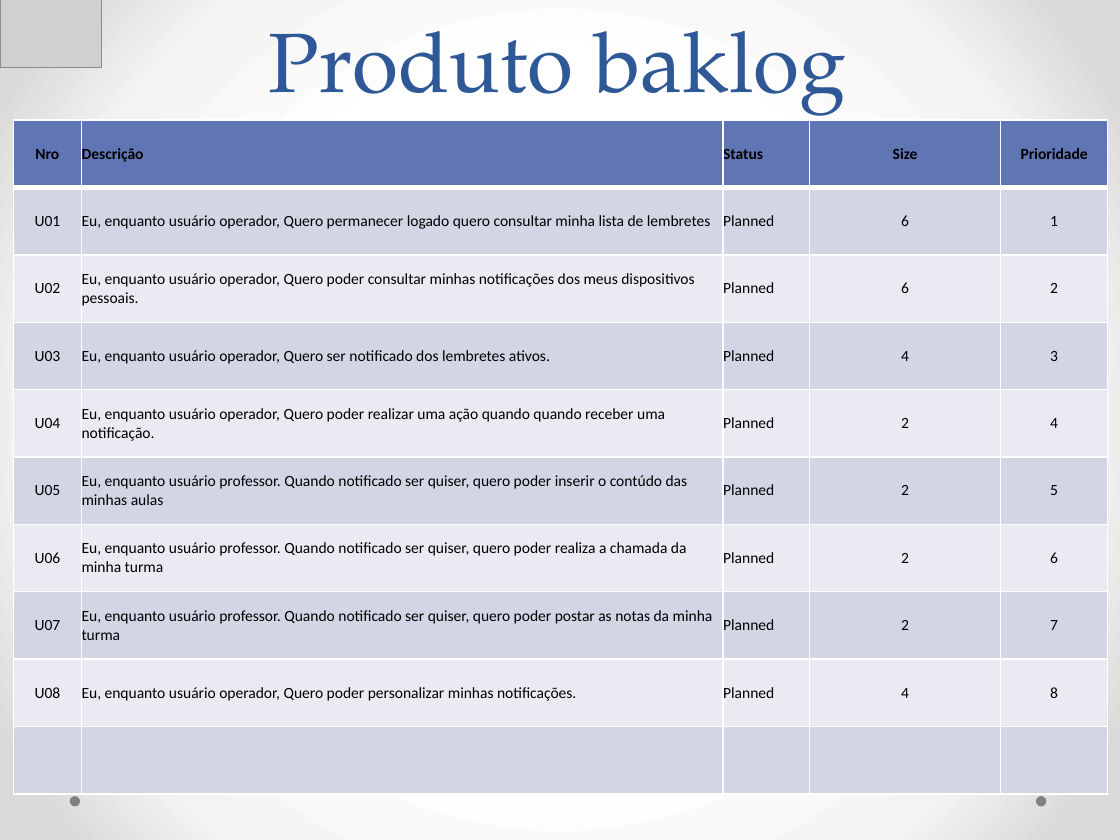
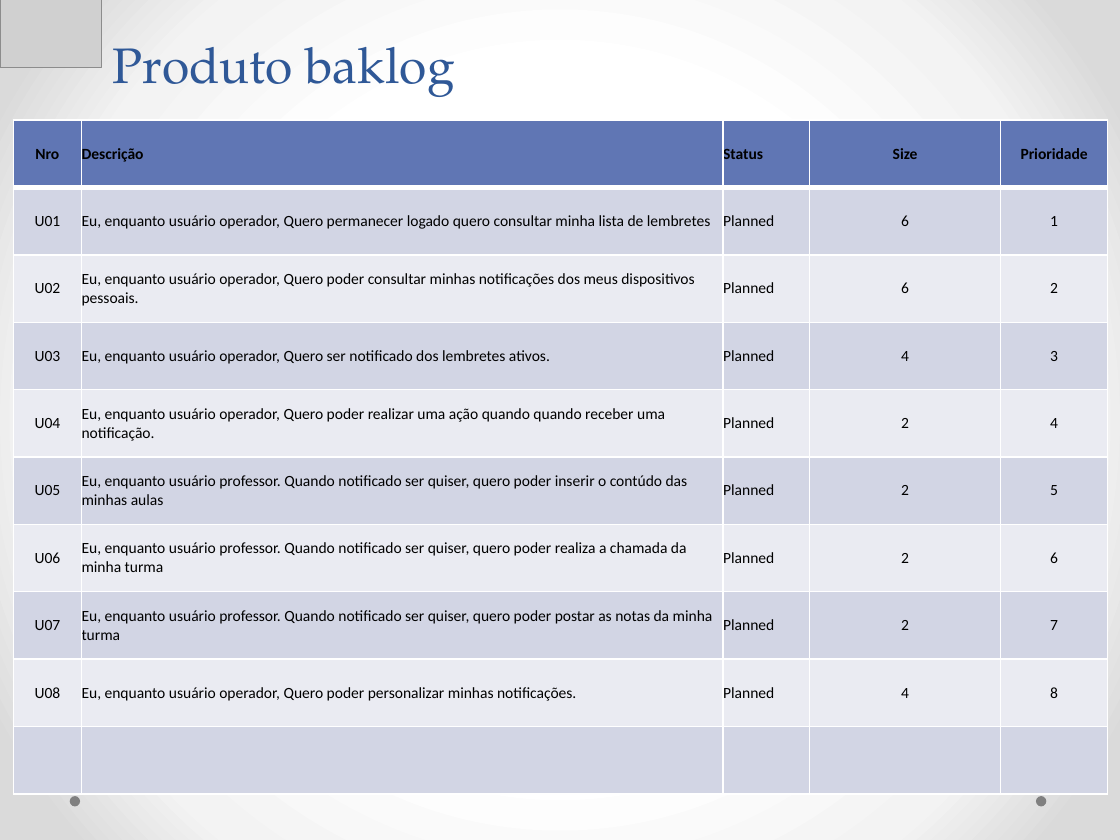
Before and after one commit to Neimarmg/TCC, a slide deck: slide 14 of Ppt-Andamento.pptx. Drawn at 1120x840 pixels with LibreOffice and Linux fonts; fonts in the diff are those of the drawing; grey boxes stand for pictures. Boxes give left, top, right and bottom in pixels: in the first picture for what was removed or moved away, otherwise in the second. Text is boxed around its words. In the diff, an @@ line names an element or a change of style, - is before the commit and + after.

```diff
--- a/Ppt-Andamento.pptx
+++ b/Ppt-Andamento.pptx
@@ title "Produto baklog": place and size @@
-title "Produto baklog" at <box>269,31,846,123</box>
+title "Produto baklog" at <box>113,47,454,97</box>
@@ title "Produto baklog" at <box>113,47,454,97</box>: size 54 to 32 pt; alignment centre to left @@
```
Also in this commit, not shown: 19 other slides changed, 4 slides added, 8 slides removed.
